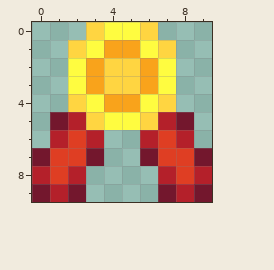
Edited in one commit: pixel-art sprite (files/ui_gfx/gui/badges/secret_amulet.png). That is the earlier state.
The file is 10x10 pixels.
New version:
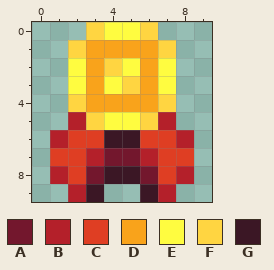
Palette (. is transparent): A #73172d  B #b4202a  C #df3e23  D #f9a31b  E #fffc40  F #ffd541  G #3b1725
Changes in this commit:
@@ x 0..9 @@
  0 ...FEEF...
- 1 ..FEDDEF..
- 2 ..EDFFDE..
- 3 ..EDFFDE..
- 4 ..FEDDEF..
- 5 .ABFEEFBA.
- 6 .BCB..BCB.
- 7 ACCA..ACCA
- 8 BCB....BCB
- 9 ABA....ABA
+ 1 ..FDDDDF..
+ 2 ..EDFEDE..
+ 3 ..EDEFDE..
+ 4 ..FDDDDF..
+ 5 ..BFEEFB..
+ 6 .BCCGGCCB.
+ 7 .CCBAABCC.
+ 8 .BCAGGACB.
+ 9 ..BG..GB..
Where, in picture pixels (left, top, right, bottom), the same in both pictures:
changed: (32, 40, 212, 202)
